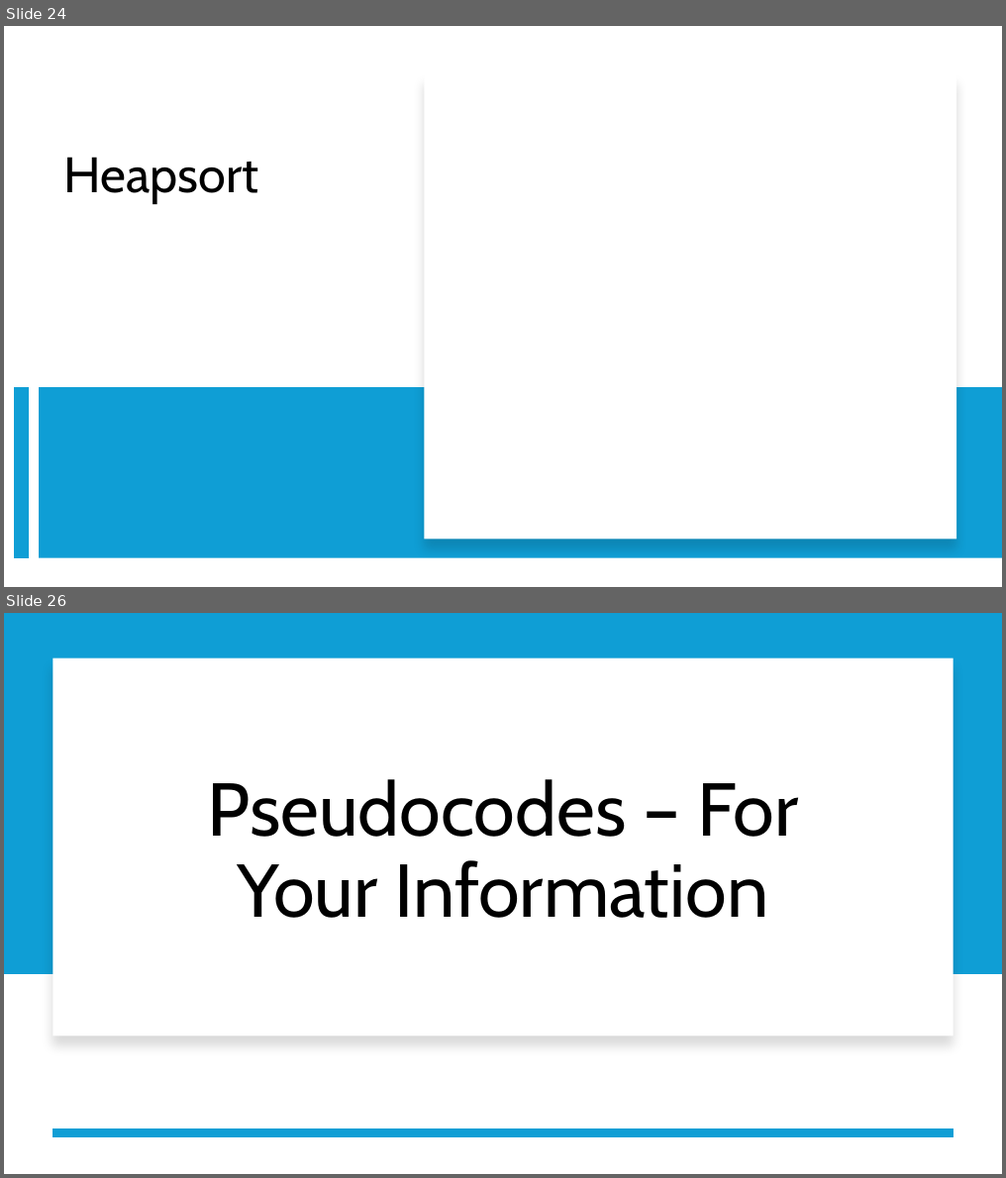
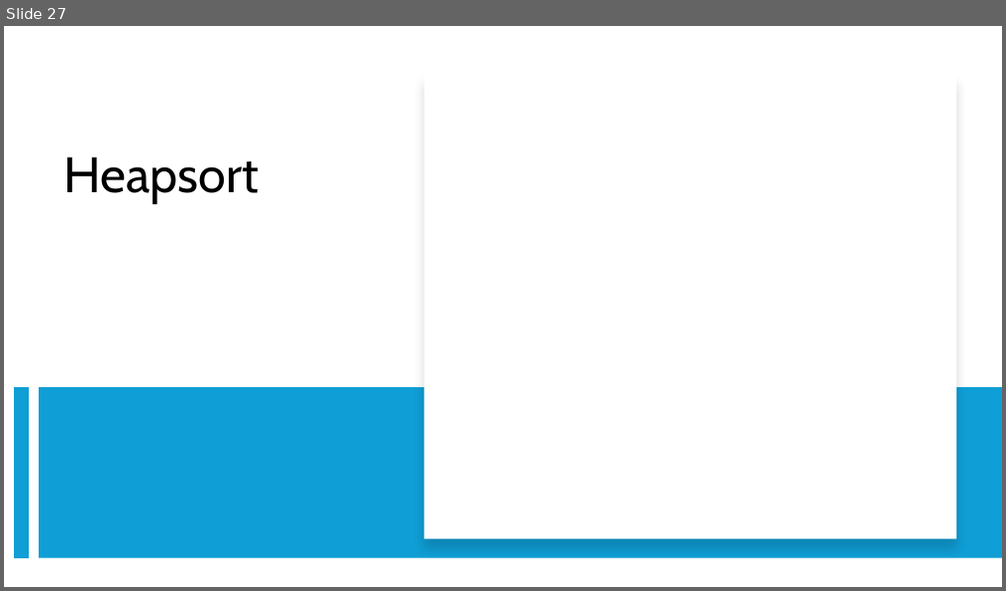
Before and after one commit to RobertNagy299/dsa-i-teaching, a slide deck: MyOwnPresentations/Sorting_Algorithms_V.pptx. Shown one above the other, each under a label of ours: slides 24 and 26 before the commit, slide 27 after it; the slides between them are not shown. The pictures are 1006x1178 and 1006x591 pixels, drawn with LibreOffice and Linux fonts; fonts in the diff are those of the drawing; grey boxes stand for pictures. Boxes give left, top, right and bottom in pixels: in the first picture for what was removed or moved away, otherwise in the second. Text is boxed around its words. In the diff, an @@ line names an element or a change of style, - is before the commit and + after.

```diff
--- a/MyOwnPresentations/Sorting_Algorithms_V.pptx
+++ b/MyOwnPresentations/Sorting_Algorithms_V.pptx
@@ slide 26 removed at [4, 613, 1002, 1174], background #FFFFFF @@
@@ rectangle removed at [4, 613, 1002, 974] @@
@@ rectangle removed at [53, 658, 953, 1036] @@
@@ title removed at [207, 779, 798, 918] @@
-Pseudocodes – For Your Information
@@ line removed from (953, 1134) to (53, 1134) @@
@@ what was slide 24 is now slide 27 @@
```
Also in this commit, not shown: 3 slides changed, 44 slides added.
